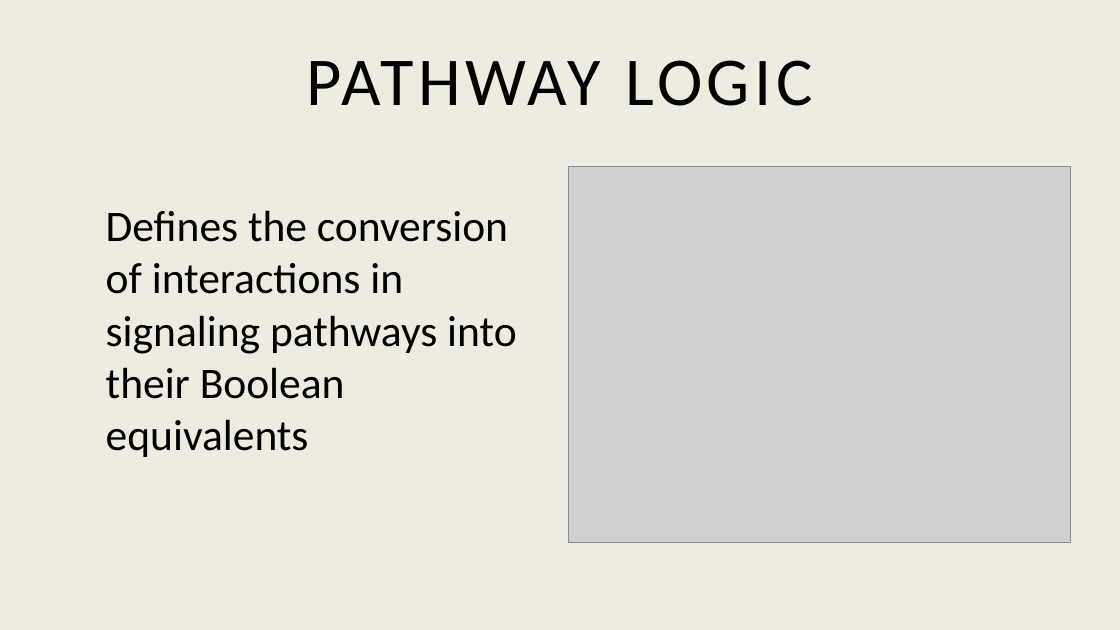
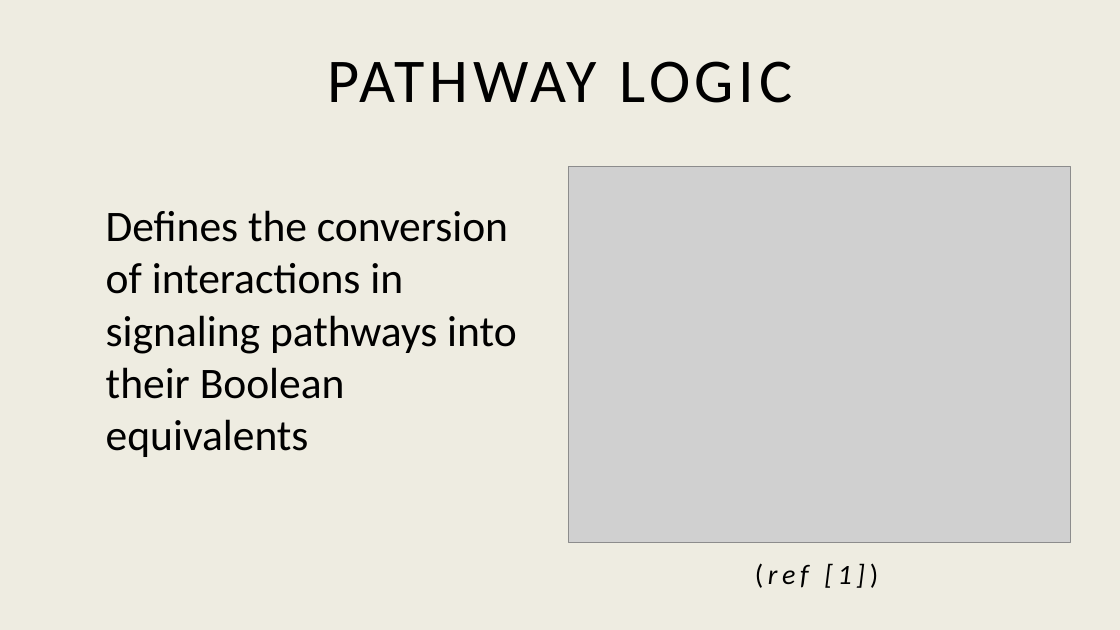
Before and after one commit to AcOdErKa/c--a--n--c--e--r12_16_17, a slide deck: slide 9 of finalDocs/ppt.pptx (slide 8 before the commit). Drawn at 1120x630 pixels with LibreOffice and Linux fonts; fonts in the diff are those of the drawing; grey boxes stand for pictures. Boxes give left, top, right and bottom in pixels: in the first picture for what was removed or moved away, otherwise in the second. Text is boxed around its words. In the diff, an @@ line names an element or a change of style, - is before the commit and + after.

```diff
--- a/finalDocs/ppt.pptx
+++ b/finalDocs/ppt.pptx
@@ title "PATHWAY LOGIC" at <box>327,61,792,103</box>: size 44 to 40 pt @@
@@ text added at <box>768,563,865,588</box>, 18 pt, text #000000, italic @@
+(ref [1])
```
Also in this commit, not shown: 7 other slides changed, 27 slides added.
